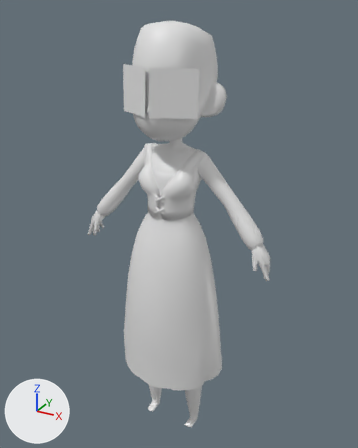
Before and after pictures for a commit that changed the FBX model Assets/3D Assets/Characters/ALDEANA.fbx.
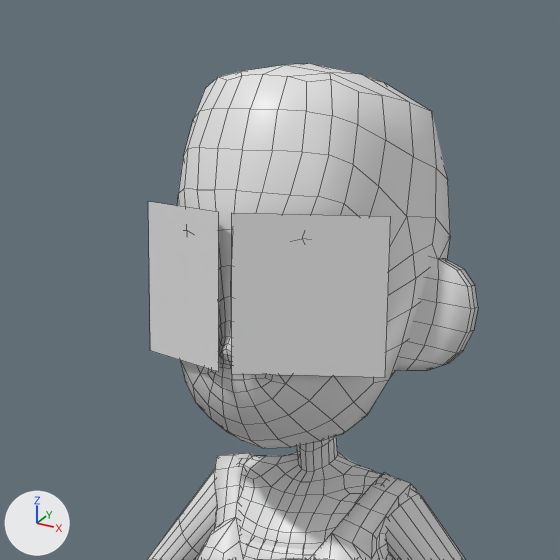
The first picture shows the older version from a 50 mm camera at (0.779, -1.385, 1.54) aimed at (0.002, 0.027, 0.833). The close-ups show both versions on the part from 21% to 70% of the width and 0% to 39% of the height of that picture; other places that the commit changed are outside them. Arrows for +X, +Y and +Z are at lower left; the lights stay in place. The close-ups show mesh edges as thin lines.

Objects in the first close-up: 'Aldeana_Cuerpo', 'Aldeana_ojos'.
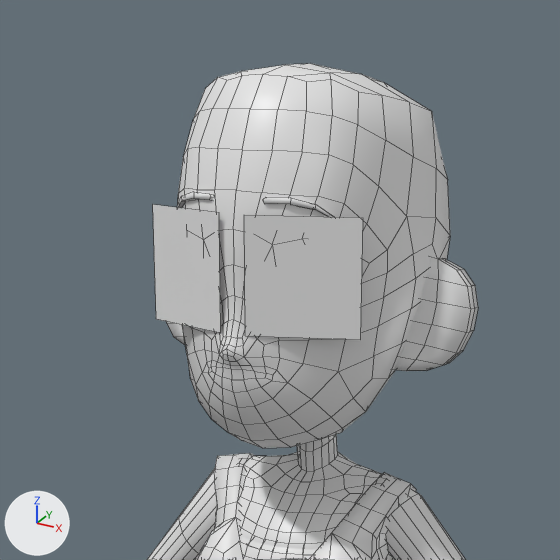
Changed parts and their boxes [x1, y1, x2, y2] in the close-ups (560 x 560 px; the box of a moved part takes in the faces that stretch with it):
'Aldeana_ojos', reshaped (14% narrower, 23% shorter)
    before: [148, 201, 391, 377]
    after: [153, 204, 363, 340]
part 1 of me_cube_125, added
    after: [263, 197, 334, 217]
part 2 of me_cube_125, added
    after: [177, 192, 213, 208]
part 3 of me_cube_125, moved or reshaped
    before: [180, 266, 373, 420]
    after: [182, 265, 384, 417]

Patch to the scene script:
```diff
--- a/Assets/3D Assets/Characters/ALDEANA.fbx.py
+++ b/Assets/3D Assets/Characters/ALDEANA.fbx.py
@@ me_plane_005 @@
 me_plane_005.from_pydata(...)  # 8 vertices, 2 faces; spans x -0.13..0.13, y -0.16..-0.085, z 1.239..1.382
 # used by ob_aldeana_ojos; location = (0.0, 0.0, 0.0)
-me_plane_005.vertices[0].co = (0.007, -0.16, 1.242)  # pixel (231, 373)
-me_plane_005.vertices[1].co = (0.13, -0.092, 1.239)  # pixel (385, 377)
-me_plane_005.vertices[2].co = (0.007, -0.153, 1.382)  # pixel (231, 212)
-me_plane_005.vertices[3].co = (0.129, -0.085, 1.379)  # pixel (390, 216)
-me_plane_005.vertices[4].co = (-0.007, -0.16, 1.242)  # pixel (218, 372)
-me_plane_005.vertices[5].co = (-0.13, -0.092, 1.239)  # pixel (150, 350)
-me_plane_005.vertices[6].co = (-0.007, -0.153, 1.382)  # pixel (218, 212)
-me_plane_005.vertices[7].co = (-0.129, -0.085, 1.379)  # pixel (148, 201)
+# me_plane_005 part 4
+me_plane_005.vertices[0].co = (0.013, -0.145, 1.274)  # pixel (245, 335)
+me_plane_005.vertices[1].co = (0.111, -0.106, 1.273)  # pixel (360, 339)
+me_plane_005.vertices[2].co = (0.013, -0.143, 1.38)  # pixel (244, 214)
+me_plane_005.vertices[3].co = (0.112, -0.104, 1.379)  # pixel (363, 217)
+me_plane_005.vertices[4].co = (-0.013, -0.145, 1.274)  # pixel (220, 333)
+me_plane_005.vertices[5].co = (-0.111, -0.106, 1.273)  # pixel (156, 319)
+me_plane_005.vertices[6].co = (-0.013, -0.143, 1.38)  # pixel (219, 212)
+me_plane_005.vertices[7].co = (-0.112, -0.104, 1.379)  # pixel (152, 204)
 me_plane_005.materials.append(mat_boss_ojos)
@@ me_cube_125 @@
 # used by ob_aldeana_cuerpo; location = (0.0, 0.0, 0.0)
 # verts and faces of me_cube_125; kept vertices keep their numbers, new ones are numbered from 2756
 # before: 1931 (0.08, -0.11, 1.24) at pixel (333, 375), 1939 (0.0, -0.15, 1.31) at pixel (230, 296), 1972 (-0.08, -0.11, 1.24), 2012 (0.09, -0.1, 1.27), 2025 (0.01, -0.15, 1.31)
 # before: 2046 (0.06, -0.13, 1.25), 2097 (-0.09, -0.1, 1.27), 2108 (-0.01, -0.15, 1.31) at pixel (223, 297), 2125 (-0.06, -0.13, 1.25)
-me_cube_125.from_pydata(...)  # 2756 vertices, 2658 faces; spans x -0.37..0.37, y -0.18..0.15, z 0.0..1.5
+me_cube_125.from_pydata(...)  # 2796 vertices, 2684 faces; spans x -0.38..0.38, y -0.18..0.15, z 0.0..1.5
+# me_cube_125 part 1: a new loose piece of 20 vertices spanning x 0.03..0.08, y -0.13..-0.1, z 1.38..1.39, in mat_aldeana_mat (white #e7e7e7)
+# me_cube_125 part 2: a new loose piece of 20 vertices spanning x -0.08..-0.03, y -0.13..-0.1, z 1.38..1.39, in mat_aldeana_mat (white #e7e7e7)
+# me_cube_125 part 3
+for i in [1931, 1939, 1972, 2012, 2025, 2046, 2097, 2108, 2125]: verts[i] += (0.0, 0.01, 0.0)
 me_cube_125.materials.append(mat_aldeana_mat)
```
